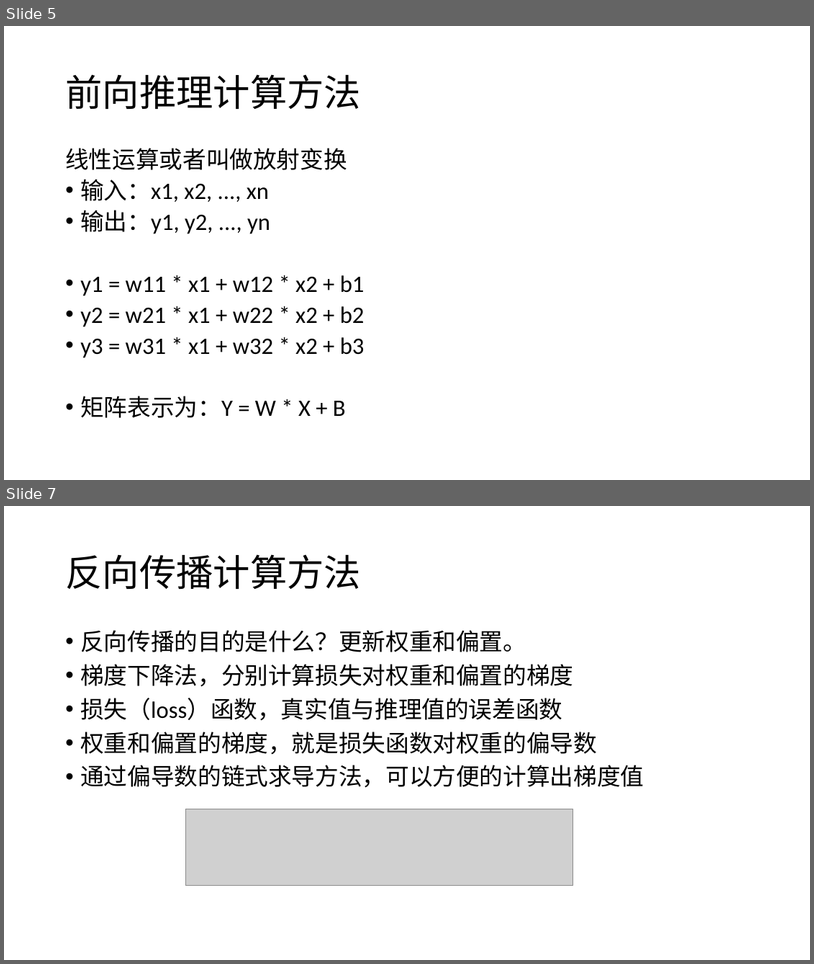
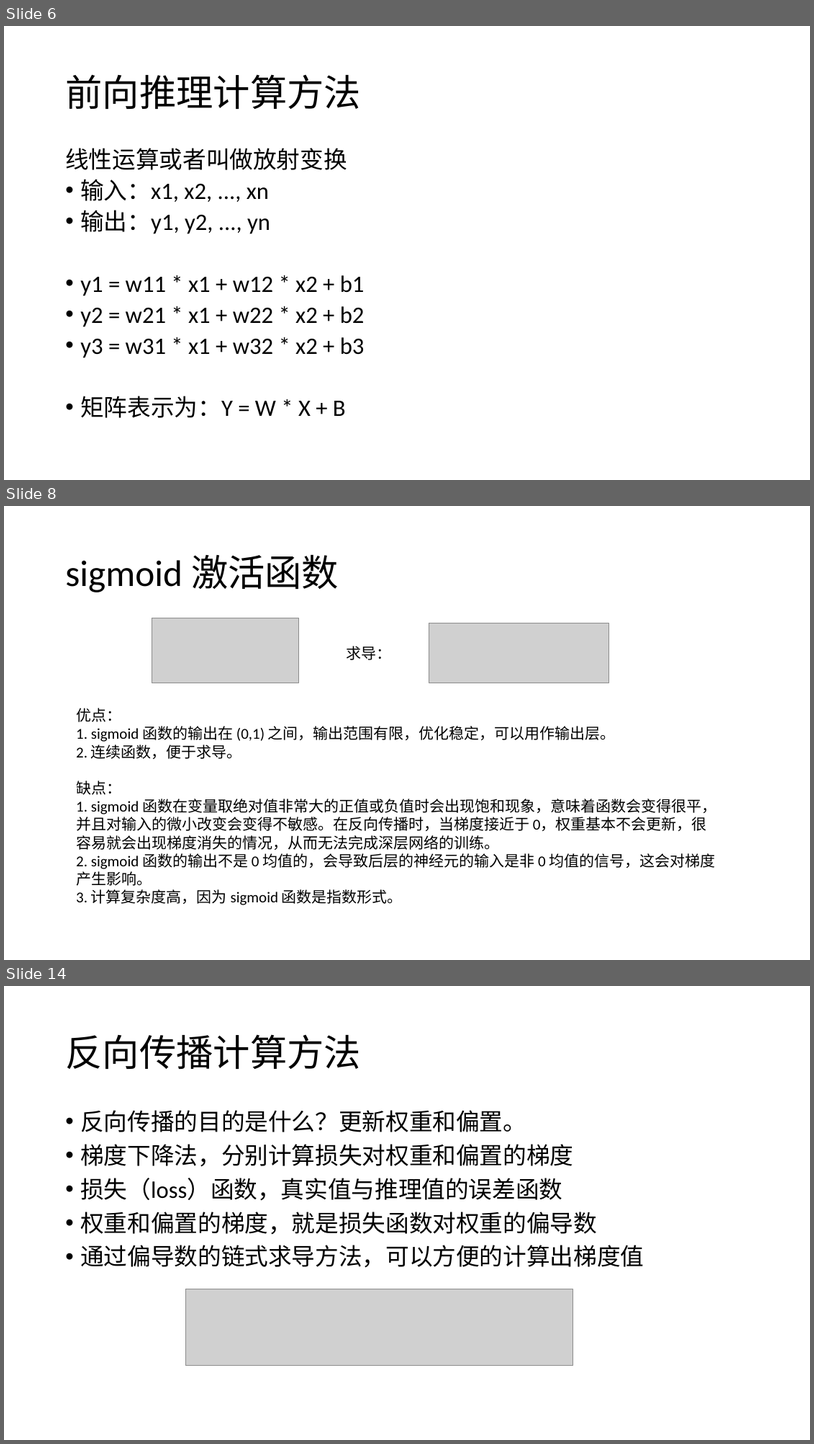
Before and after one commit to rockcarry/ffann, a slide deck: docs/BP 神经网络 C 语言实现与项目应用.pptx. Shown one above the other, each under a label of ours: slides 5 and 7 before the commit, slides 6, 8 and 14 after it; the slides between them are not shown. The pictures are 814x964 and 814x1444 pixels, drawn with LibreOffice and Linux fonts; fonts in the diff are those of the drawing; grey boxes stand for pictures. Boxes give left, top, right and bottom in pixels: in the first picture for what was removed or moved away, otherwise in the second. Text is boxed around its words. In the diff, an @@ line names an element or a change of style, - is before the commit and + after.

Commit message:
更新 'BP 神经网络 C 语言实现与项目应用.pptx'

```diff
--- a/docs/BP 神经网络 C 语言实现与项目应用.pptx
+++ b/docs/BP 神经网络 C 语言实现与项目应用.pptx
@@ slide 8 added at bbox=[4, 506, 810, 960], background #FFFFFF @@
@@ title added at bbox=[65, 554, 339, 592], 44 pt, text #000000 @@
+sigmoid 激活函数
@@ picture added at bbox=[152, 618, 298, 682] @@
@@ picture added at bbox=[430, 623, 610, 682] @@
@@ text added at bbox=[346, 646, 391, 660], 18 pt, text #000000 @@
+求导：
@@ text added at bbox=[76, 708, 717, 905], 18 pt, text #000000 @@
+优点：
+1. sigmoid 函数的输出在 (0,1) 之间，输出范围有限，优化稳定，可以用作输出层。
+2. 连续函数，便于求导。
+缺点：
+1. sigmoid 函数在变量取绝对值非常大的正值或负值时会出现饱和现象，意味着函数会变得很平，
+并且对输入的微小改变会变得不敏感。在反向传播时，当梯度接近于 0，权重基本不会更新，很
+容易就会出现梯度消失的情况，从而无法完成深层网络的训练。
+2. sigmoid 函数的输出不是 0 均值的，会导致后层的神经元的输入是非 0 均值的信号，这会对梯度
+产生影响。
+3. 计算复杂度高，因为 sigmoid 函数是指数形式。
@@ what was slide 5 is now slide 6 @@
@@ what was slide 7 is now slide 14 @@
```
Also in this commit, not shown: 2 slides changed, 29 other slides added.
